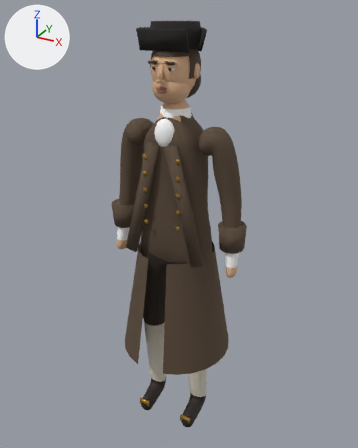
The glTF model reckoning/models/townsman.glb as it was, and as the next commit left it.
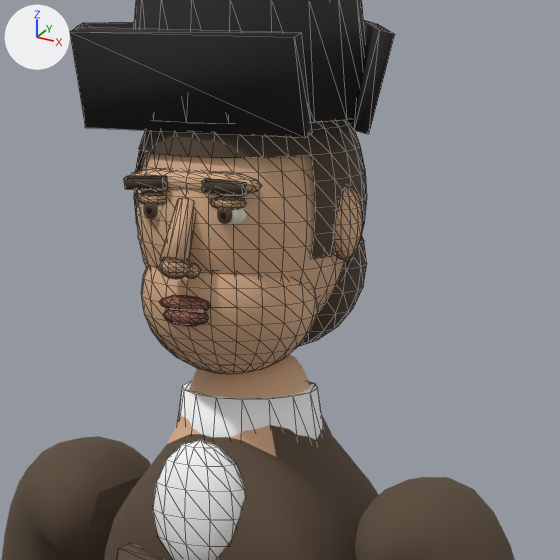
Each version appears first whole from a 50 mm camera at (0.959, -1.716, 1.881) aimed at (-0.01, 0.045, 1.0), and next in a close-up on the part from 34% to 68% of the width and 5% to 32% of the height. Every picture has the same lights, and +X, +Y and +Z are marked at upper left. The last two pictures show the newer version. The close-ups show mesh edges as thin lines. Vertices at exactly the same position are counted once.

Objects in the first close-up: 'townsman_body', 'townsman_eyes', 'townsman_hair', 'townsman_hat', 'townsman_linen', 'townsman_skin' and 1 more.
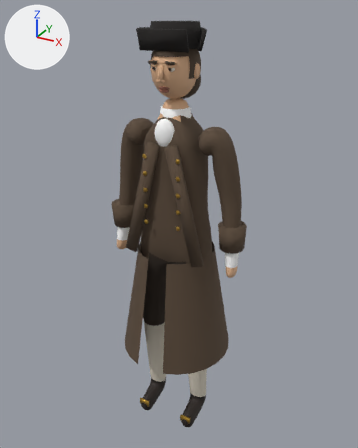
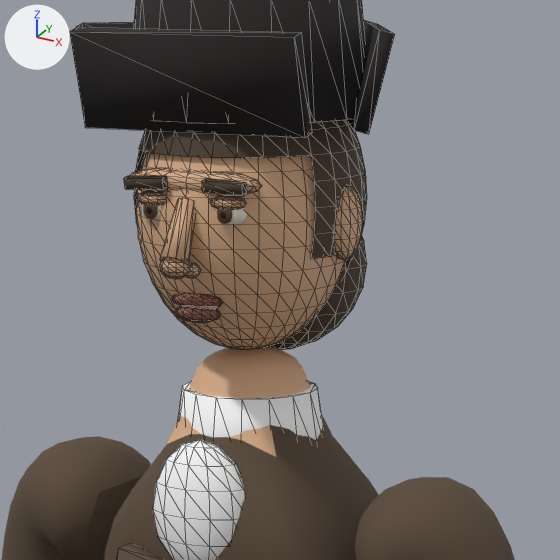
Where the change shows, as pixel boxes (x1, y1, x2, y2) in the close-ups (560 x 560 px; the box of a moved part takes in the faces that stretch with it):
'townsman_skin', reshaped (11% shorter)
    before: (130, 152, 363, 374)
    after: (130, 152, 363, 350)
part 1 of me_townsman_skin, moved or reshaped
    before: (159, 295, 211, 312)
    after: (171, 293, 223, 308)
part 2 of me_townsman_skin, moved or reshaped
    before: (163, 309, 209, 326)
    after: (175, 306, 221, 323)
part 3 of me_townsman_skin, deleted (brown)
    before: (141, 267, 319, 374)

The edits, one by one:
me_townsman_skin is used by ob_townsman_skin; location (0.0, 0.0, 0.0).
me_townsman_skin had 1510 vertices, 2968 faces and spanned x -0.101..0.101, y -0.133..0.095, z 1.537..1.777.
me_townsman_skin now has 1222 vertices, 2396 faces and spans x -0.101..0.101, y -0.133..0.095, z 1.553..1.777.
me_townsman_skin part 1: the loose piece of 72 vertices spanning x -0.023..0.023, y -0.115..-0.099, z 1.596..1.609 is moved by (0.0, 0.019, 0.0).
me_townsman_skin part 2: the loose piece of 72 vertices spanning x -0.02..0.02, y -0.115..-0.097, z 1.585..1.6 is moved by (0.0, 0.019, 0.0).
me_townsman_skin part 3: the loose piece of 288 vertices spanning x -0.074..0.074, y -0.105..0.039, z 1.537..1.665 is deleted.
